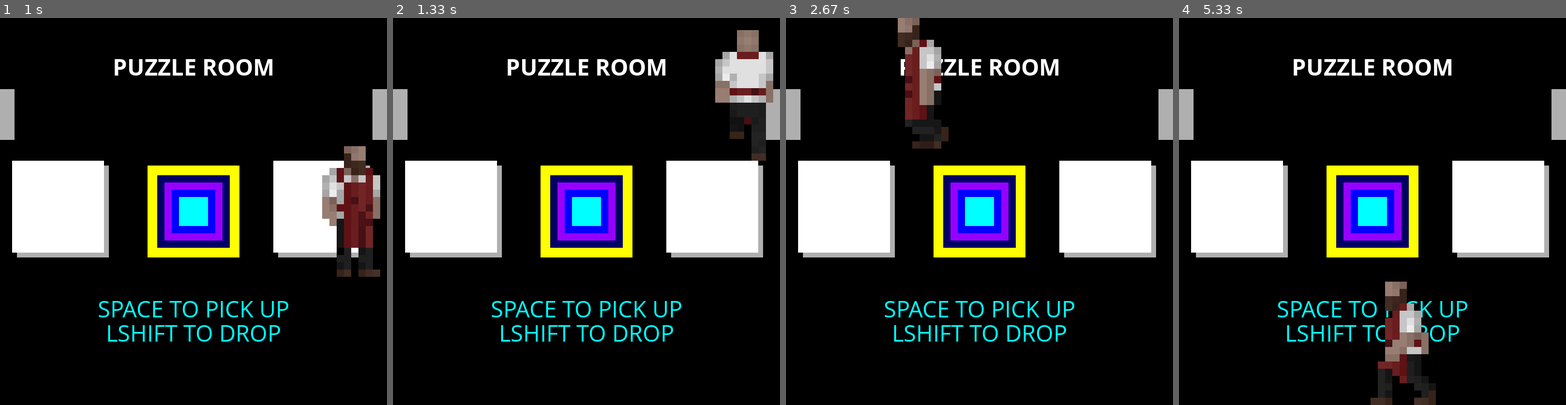
Above: before the commit, frames 1-4 (left to right).
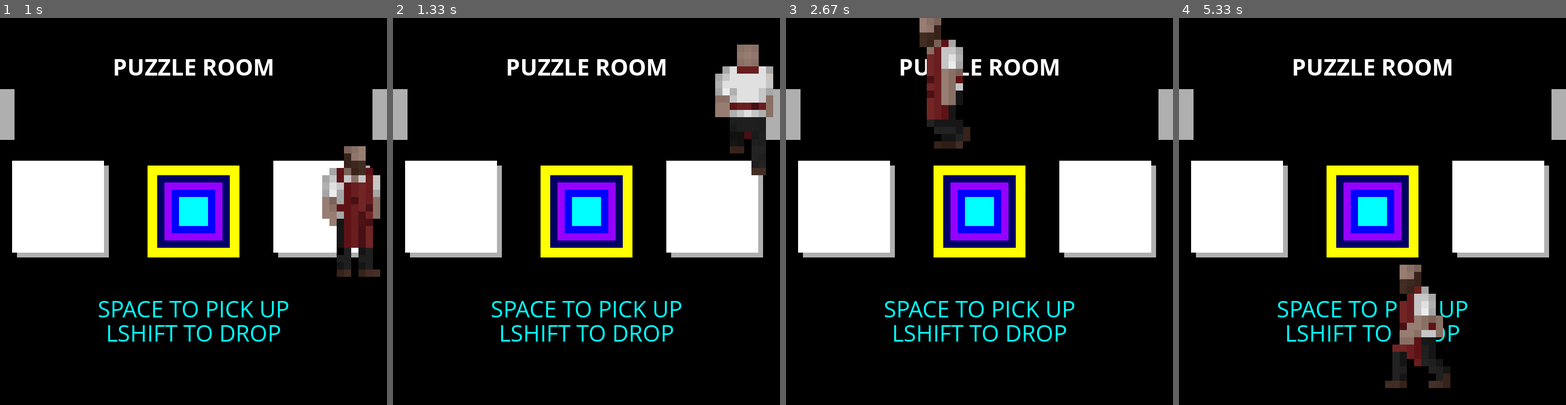
Above: after the commit, the same moments.

Repository: GetInk/useless_magnets
Game: pygame game, started from main.py
Two runs of this game, one before a commit and one after it. Both use one fixed random seed, a clock stepped at 60 frames per second and the inputs below.
Inputs:
- Up to frame 1 (1 s): tap Space at 0.33 s; hold Right from 0.67 s (still down)
- Up to frame 2 (1.33 s): release Right at 1.13 s; hold Up from 1.17 s (still down)
- Up to frame 3 (2.67 s): release Up at 1.47 s; tap Shift at 2 s; hold Left from 2.33 s (still down)
- Up to frame 4 (5.33 s): release Left at 2.87 s; hold Down 2.9-3.2 s; hold Left 3.23-3.63 s; hold Up 3.67-4.03 s; hold Right 4.07-4.7 s; hold Down 4.73-5.1 s; hold Left from 5.13 s (still down)

Frame 1 is identical in both runs. In frame 2, 2.6% of the frame differs, in the area x 83-99%, y 3-41%; in frame 3, 4.0%, in the area x 28-48%, y 0-34%; in frame 4, 3.9%.

Commit message:
Update main.py

Diff:
--- a/main.py
+++ b/main.py
@@ -52,7 +52,7 @@
 # DISPLAY VARS
 screenSizeX = 800
 screenSizeY = 800
-fps = 100
+fps = 90
 gameName = "Useless Magnets"
 
 screenSize(screenSizeX, screenSizeY, gameName)
